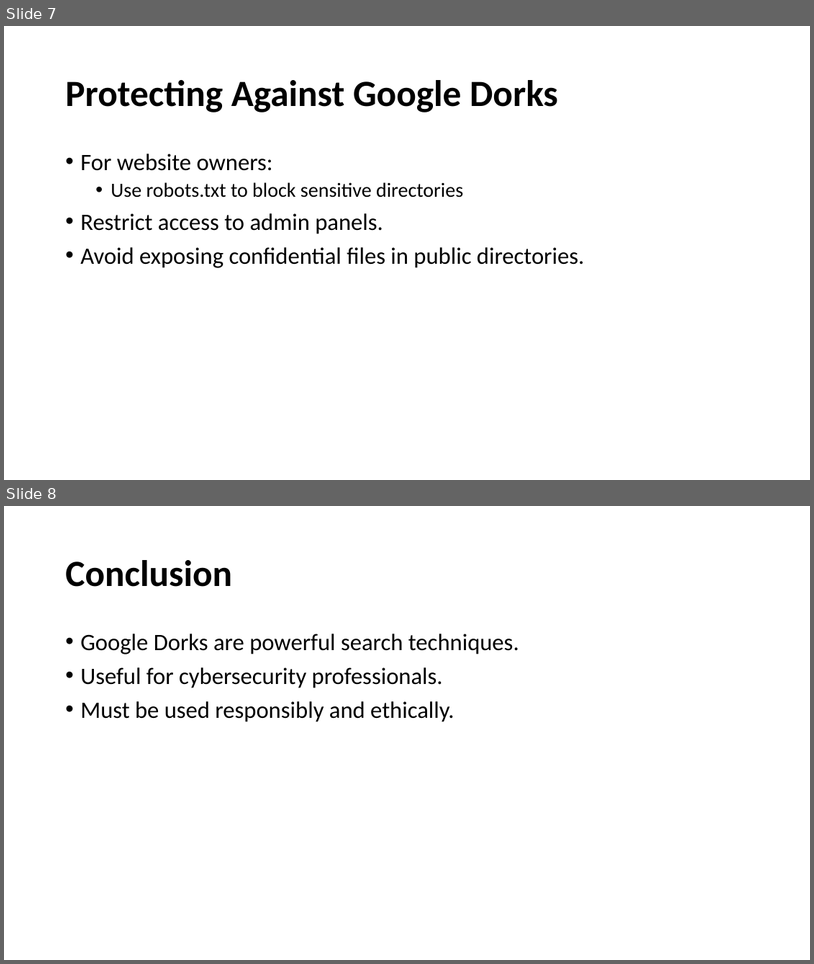
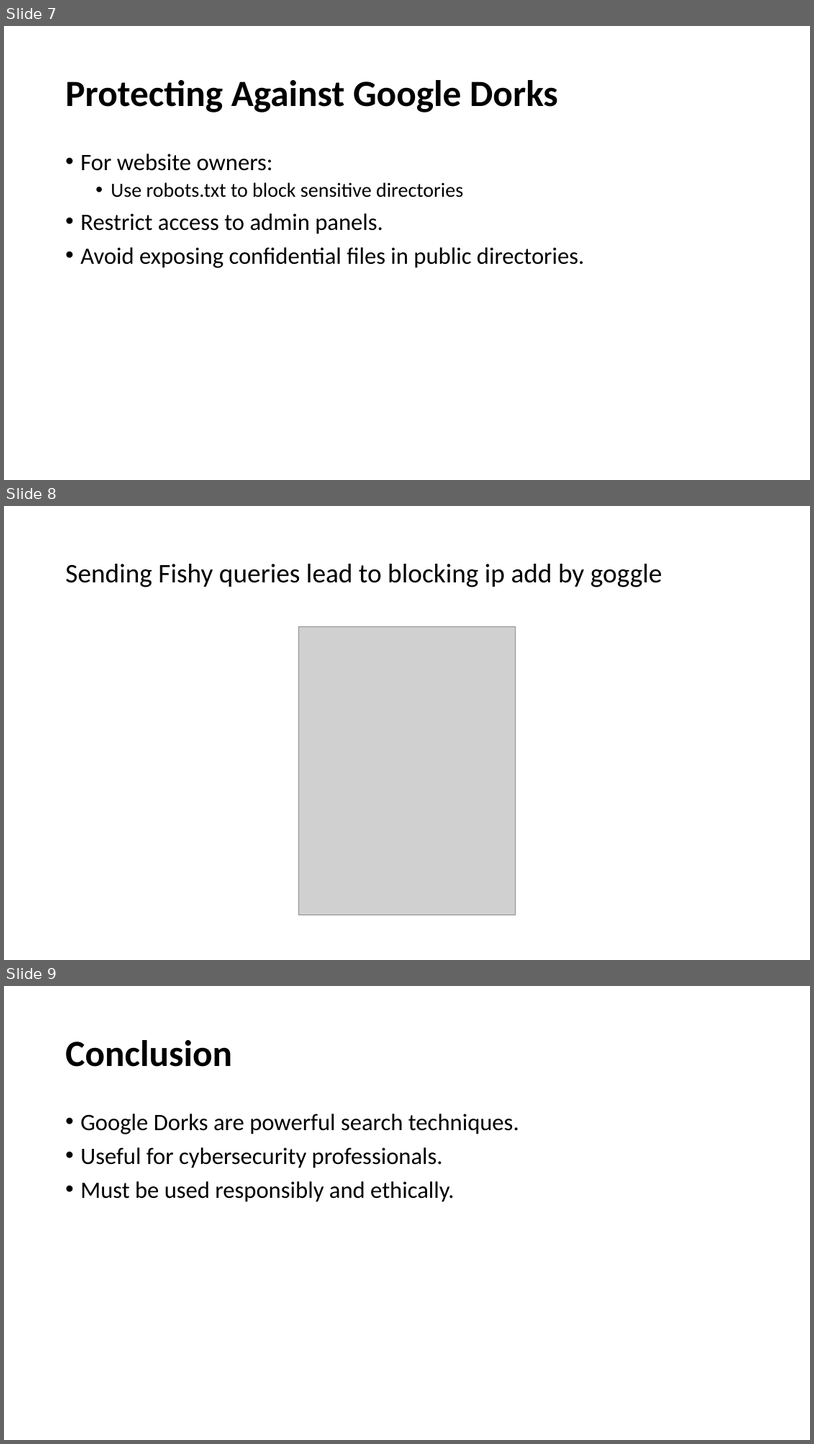
Before and after one commit to SagarChhabriya/Sem-6, a slide deck: 04-info-security/Google Dorks.pptx. Shown one above the other, each under a label of ours: slides 7 and 8 before the commit, slides 7, 8 and 9 after it. The pictures are 814x964 and 814x1444 pixels, drawn with LibreOffice and Linux fonts; fonts in the diff are those of the drawing; grey boxes stand for pictures. Boxes give left, top, right and bottom in pixels: in the first picture for what was removed or moved away, otherwise in the second. Text is boxed around its words. In the diff, an @@ line names an element or a change of style, - is before the commit and + after.

```diff
--- a/04-info-security/Google Dorks.pptx
+++ b/04-info-security/Google Dorks.pptx
@@ slide 8 added at [4,506,810,960], background #FFFFFF @@
@@ title added at [65,564,663,587], 32 pt, text #000000 @@
+Sending Fishy queries lead to blocking ip add by goggle
@@ picture added at [299,627,516,915] @@
@@ what was slide 8 is now slide 9 @@
```
Also in this commit, not shown: 1 other slide added, 21 other files.
